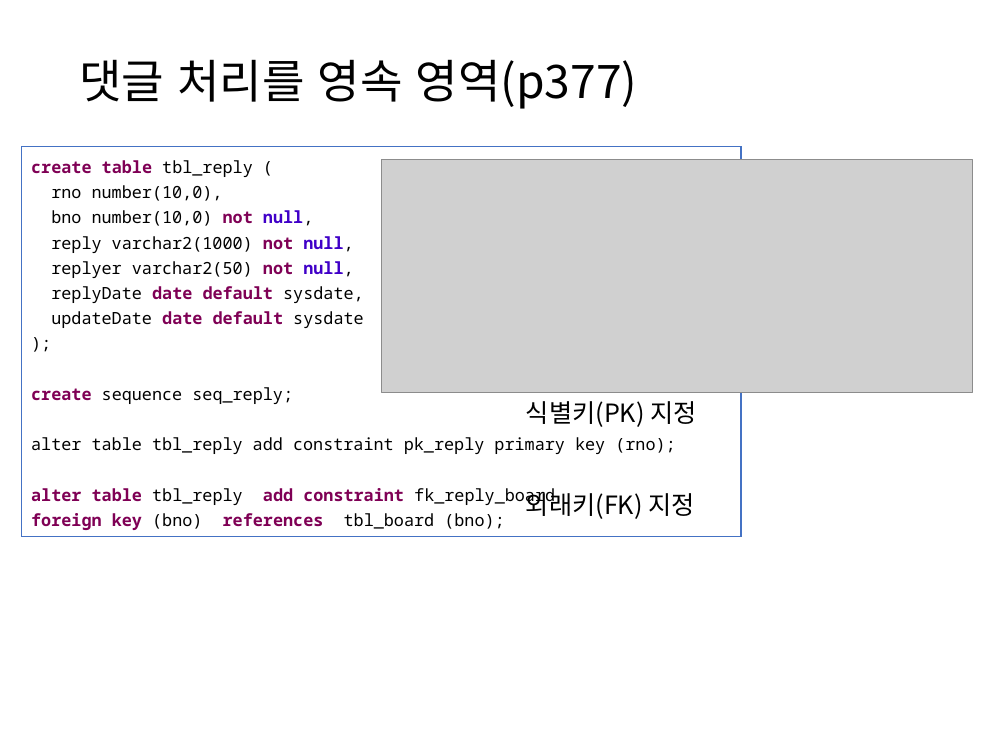
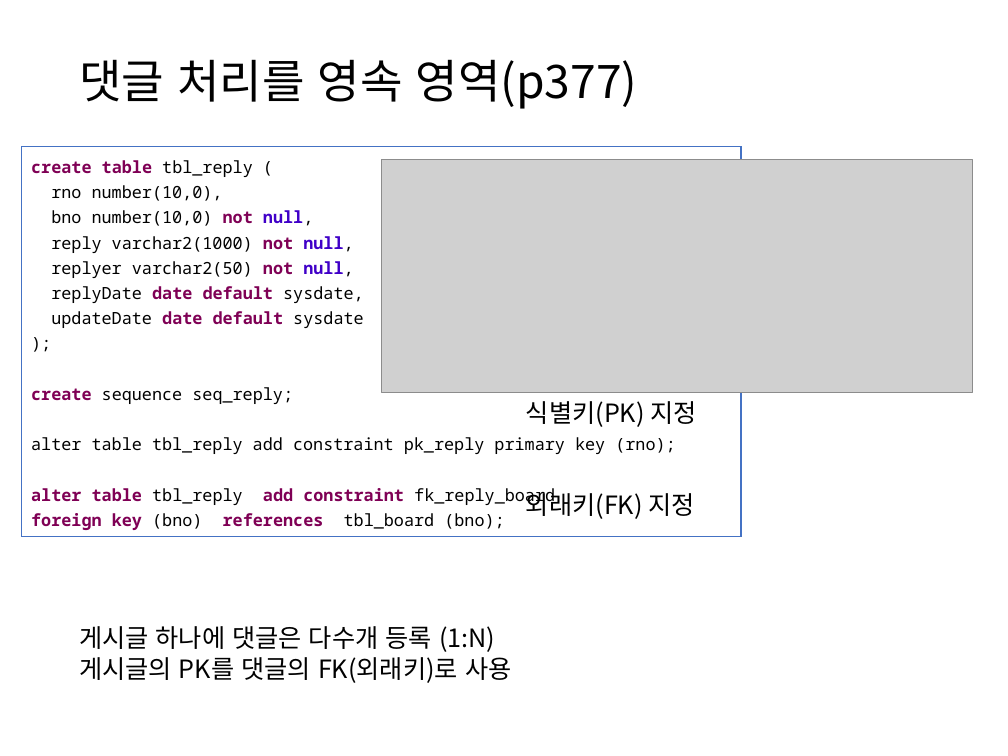
Before and after one commit to itrecipe/Web_Study_ez, a slide deck: slide 28 of spring - 학습자료/PART4.pptx. Drawn at 1008x756 pixels with LibreOffice and Linux fonts; fonts in the diff are those of the drawing; grey boxes stand for pictures. Boxes give left, top, right and bottom in pixels: in the first picture for what was removed or moved away, otherwise in the second. Text is boxed around its words. In the diff, an @@ line names an element or a change of style, - is before the commit and + after.

```diff
--- a/spring - 학습자료/PART4.pptx
+++ b/spring - 학습자료/PART4.pptx
@@ text added at (79, 626, 511, 683), 18 pt, text #000000 @@
+게시글 하나에 댓글은 다수개 등록 (1:N)
+게시글의 PK를 댓글의 FK(외래키)로 사용
```
Also in this commit, not shown: 4 other slides changed, 1 slide added.
